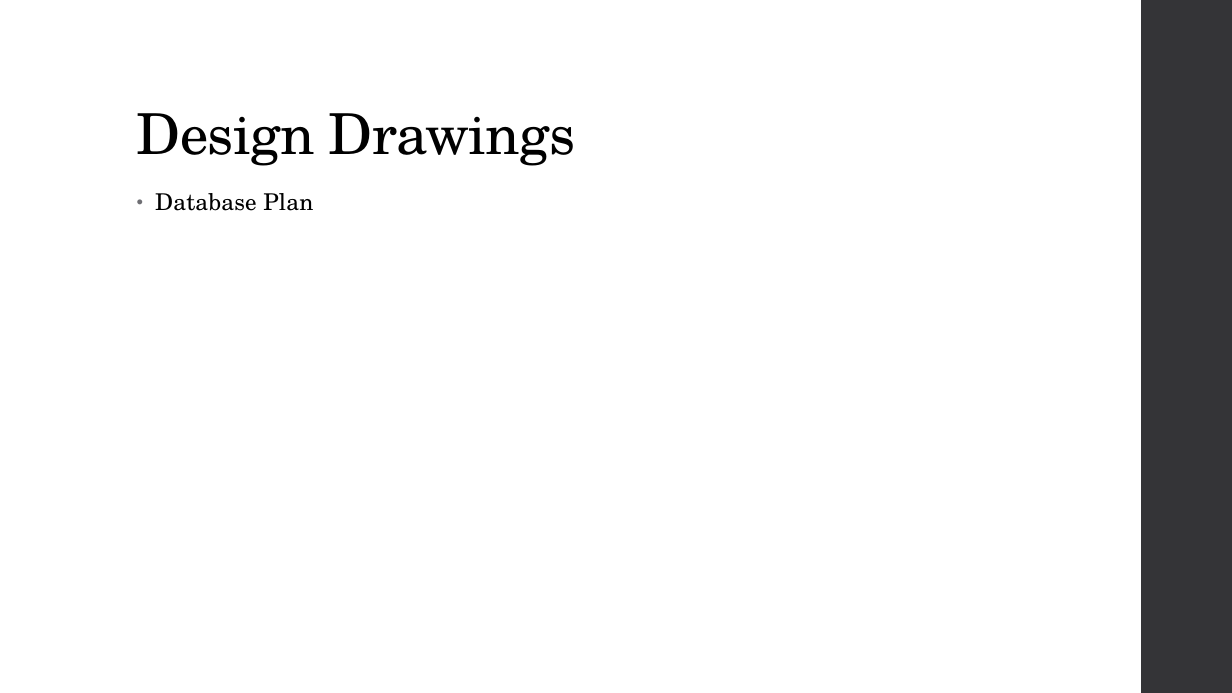
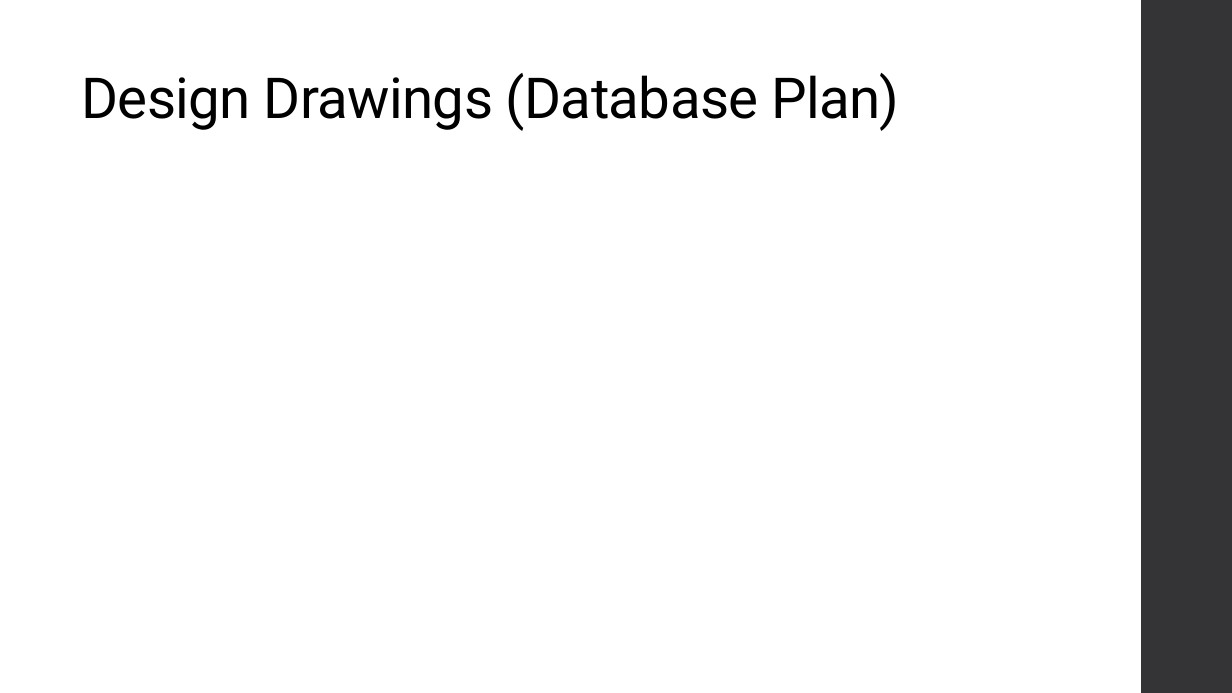
Before and after one commit to niuqaoJ-life/jollibee-fanpage, a slide deck: slide 16 of AS91903_91906_Evidence_Joaquin_Badenas.pptx. Drawn at 1232x693 pixels with LibreOffice and Linux fonts; fonts in the diff are those of the drawing. Boxes give left, top, right and bottom in pixels: in the first picture for what was removed or moved away, otherwise in the second. Text is boxed around its words. In the diff, an @@ line names an element or a change of style, - is before the commit and + after.

```diff
--- a/AS91903_91906_Evidence_Joaquin_Badenas.pptx
+++ b/AS91903_91906_Evidence_Joaquin_Badenas.pptx
@@ title at (81, 73, 899, 131): text changed; font TeX Gyre Schola to Roboto @@
-Design Drawings
+Design Drawings (Database Plan)
@@ text removed at (155, 193, 313, 211) @@
-• Database Plan
```
Also in this commit, not shown: 25 other slides changed.
